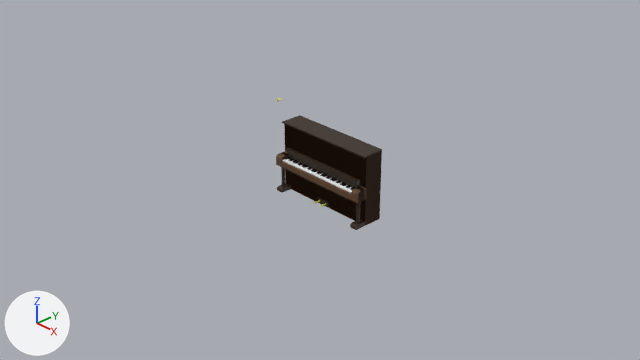
The Blender file 3D/piano.blend: old version first, new version second.
Camera for both pictures: the file's camera 'Camera'. The lights are fixed; the arrows at lower left show +X, +Y and +Z.

The first picture shows 'Base', 'Bottom', 'Button', 'Cap', 'Cube', 'Pillars', 'Sides', 'TopCap'.
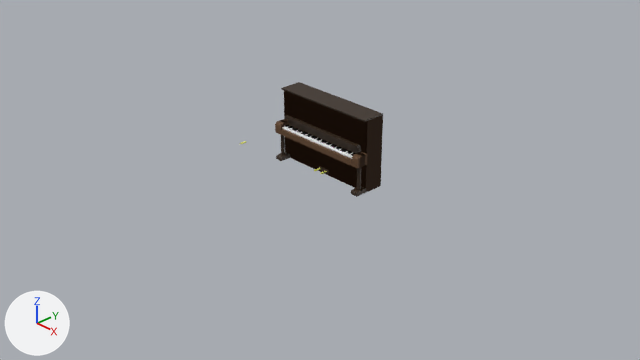
What differs and where, as boxes [x1, y1, x2, y2] in the pictures (640 x 360 px):
'Base', moved
    before: [284, 124, 382, 226]
    after: [284, 91, 383, 192]
'TopCap', moved
    before: [282, 115, 382, 158]
    after: [281, 82, 383, 122]
'Button', moved
    before: [283, 157, 355, 193]
    after: [282, 125, 356, 159]
'Cube', moved
    before: [281, 162, 351, 200]
    after: [280, 129, 352, 166]
'Sides', moved
    before: [276, 151, 366, 203]
    after: [275, 119, 367, 169]
'Bottom', moved
    before: [277, 183, 365, 230]
    after: [276, 152, 366, 197]
'Pillars', moved
    before: [281, 167, 361, 224]
    after: [281, 135, 361, 190]

The edits, one by one:
Object 'Button' (ob_button) moves from (0.0, 0.047, 0.013) to (0.0, 0.047, 0.475).
Object 'Cube' (ob_cube) moves from (0.0, 0.0, -0.048) to (0.0, 0.0, 0.415).
Object 'Pillars' (ob_pillars) moves from (0.0, 0.0, 0.0) to (0.0, 0.0, 0.463).
Object 'Sides' (ob_sides) moves from (0.0, 0.0, 0.0) to (0.0, 0.0, 0.463).
Object 'Base' (ob_base) moves from (-0.003, 0.21, 0.009) to (-0.003, 0.21, 0.472).
Object 'Bottom' (ob_bottom) moves from (0.0, 0.0, 0.0) to (0.0, 0.0, 0.463).
Object 'TopCap' (ob_topcap) moves from (-0.003, 0.204, 0.49) to (-0.003, 0.204, 0.953).
